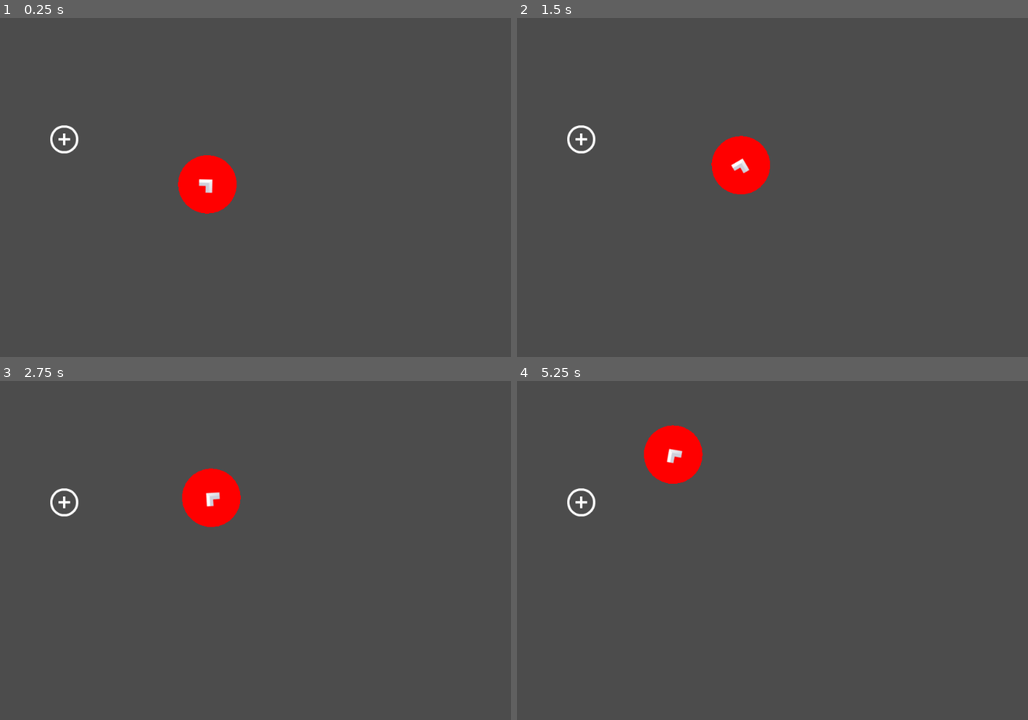
Above: before the commit, frames 1-4 (two rows, left to right).
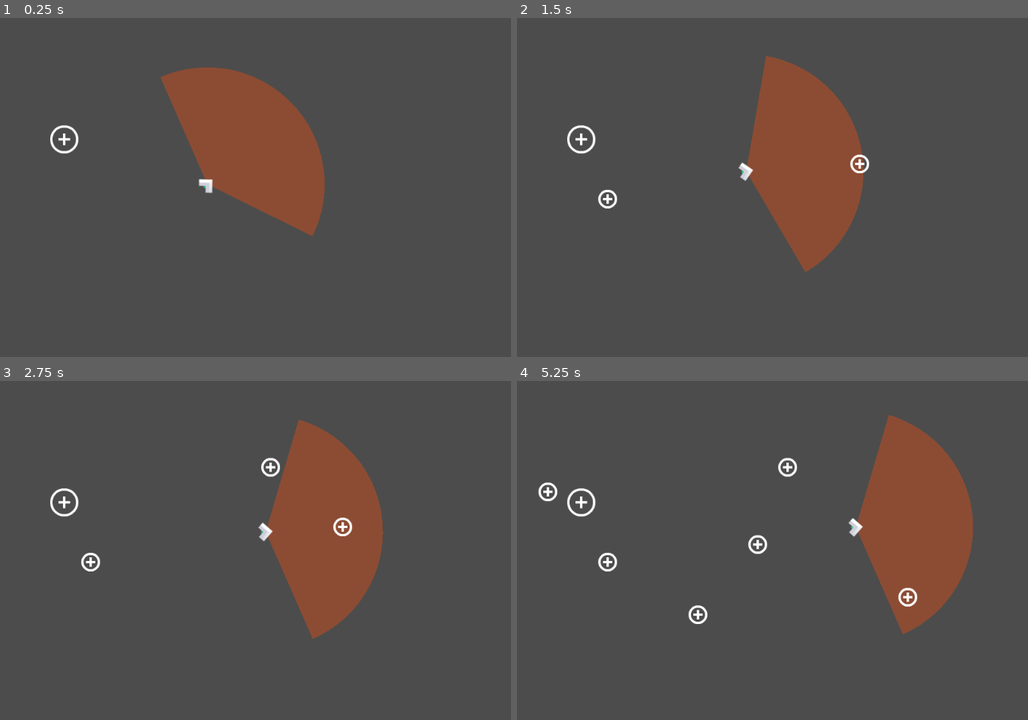
Above: after the commit, the same moments.

Repository: AdrKacz/IA-BDI
Game: Godot game, scene res://debug/playground/playground.tscn
The game is run twice, just before and just after one commit, with the same random seed, the same clock (stepped at 60 frames per second) and the same inputs. The project has no main scene, so this scene is started directly.
Inputs (mouse positions are in pixels of both pictures, inside the frame that each line leads up to):
- Up to frame 1 (0.25 s): no input
- Up to frame 2 (1.5 s): move the mouse to (859, 163) at 0.52 s; click (859, 163) at 0.67 s; drag from (608, 197) to (736, 170) at 1.27 s
- Up to frame 3 (2.75 s): move the mouse to (270, 465) at 2.02 s; click (270, 465) at 2.17 s
- Up to frame 4 (5.25 s): drag from (695, 614) to (547, 492) at 2.77 s; move the mouse to (910, 597) at 3.52 s; click (910, 597) at 3.67 s; drag from (547, 492) to (690, 475) at 4.27 s; move the mouse to (757, 543) at 5.02 s; click (757, 543) at 5.17 s

The runs differ from the first frame. In frame 1, 11% of the frame differs, in the area x 31-64%, y 14-65%; in frame 2, 11%; in frame 3, 12%; in frame 4, 12%, in the area x 4-90%, y 10-75%.

Commit message:
Wander and pick up food

Diff:
--- a/Spaceship-Simulation/debug/playground/playground.gd
+++ b/Spaceship-Simulation/debug/playground/playground.gd
@@ -1,15 +1,21 @@
 extends Node2D
 
+export (PackedScene) var Supply : PackedScene
 
 var _dragging = false
 var _click_radius = 32
 
-func _input(event):
+func _input(event : InputEvent):
 	if event is InputEventMouseButton and event.button_index == BUTTON_LEFT:
 		if (event.position - $Target.position).length() < _click_radius:
 			# Start dragging if the click is on the sprite
 			if not _dragging and event.pressed:
 				_dragging = true
+		elif event.pressed:
+			# Create supply
+			var supply : RigidBody2D = Supply.instance()
+			supply.position = event.position
+			add_child(supply)
 		# Stop dragging if the button is released
 		if _dragging and not event.pressed:
 			_dragging = false
--- a/Spaceship-Simulation/debug/playground/playground.tscn
+++ b/Spaceship-Simulation/debug/playground/playground.tscn
@@ -1,11 +1,13 @@
-[gd_scene load_steps=4 format=2]
+[gd_scene load_steps=5 format=2]
 
 [ext_resource path="res://debug/playground/playground.gd" type="Script" id=1]
 [ext_resource path="res://debug/target/target.tscn" type="PackedScene" id=2]
 [ext_resource path="res://spaceship/spaceship.tscn" type="PackedScene" id=3]
+[ext_resource path="res://debug/supply/supply.tscn" type="PackedScene" id=4]
 
 [node name="Playground" type="Node2D"]
 script = ExtResource( 1 )
+Supply = ExtResource( 4 )
 
 [node name="Target" parent="." instance=ExtResource( 2 )]
 position = Vector2( 261.933, 227.942 )
--- /dev/null
+++ b/Spaceship-Simulation/debug/supply/supply.tscn
@@ -0,0 +1,20 @@
+[gd_scene load_steps=3 format=2]
+
+[ext_resource path="res://Assets/simple-space/icon_plusSmall.png" type="Texture" id=1]
+
+[sub_resource type="CircleShape2D" id=1]
+radius = 16.0
+
+[node name="Supply" type="RigidBody2D" groups=[
+"supply",
+]]
+collision_layer = 4
+collision_mask = 4
+gravity_scale = 0.0
+linear_damp = 10.0
+
+[node name="CollisionShape2D" type="CollisionShape2D" parent="."]
+shape = SubResource( 1 )
+
+[node name="icon_plusSmall" type="Sprite" parent="."]
+texture = ExtResource( 1 )
--- a/Spaceship-Simulation/project.godot
+++ b/Spaceship-Simulation/project.godot
@@ -13,6 +13,16 @@
 config/name="Spaceship-Simulation"
 config/icon="res://icon.png"
 
+[global]
+
+physi=false
+
+[layer_names]
+
+2d_physics/layer_1="Spaceship"
+2d_physics/layer_2="Radar"
+2d_physics/layer_3="Supply"
+
 [physics]
 
 common/enable_pause_aware_picking=true
--- a/Spaceship-Simulation/spaceship/spaceship.gd
+++ b/Spaceship-Simulation/spaceship/spaceship.gd
@@ -1,31 +1,76 @@
 extends KinematicBody2D
 
-export (float) var max_speed = 50
-export (float) var steer_strength = 50
-export (float) var wander_strength = 0.2
+export (float) var max_speed : float = 50
+export (float) var steer_strength : float = 50
+export (float) var wander_strength : float = 0.2
+
+export (float) var _view_angle : float = 140
+export (float) var pick_up_radius : float = 8
 
 var _velocity : Vector2 = Vector2()
 var _desired_direction : Vector2 = Vector2()
 var _random : RandomNumberGenerator
 
+var _has_target : bool = false
+var _target : RigidBody2D
+
+onready var squared_pick_up_radius : float = pick_up_radius * pick_up_radius
+
 func _ready():
 	_random = RandomNumberGenerator.new()
 	_random.randomize()
 
-func _process(delta):
-	var inside_unit_circle = Vector2(_random.randf_range(-1, 1), _random.randf_range(-1, 1)).clamped(1)
-	_desired_direction = (_desired_direction + inside_unit_circle * wander_strength).normalized()
+func handle_supply():
+	if _has_target:
 
-	var desired_velocity = _desired_direction * max_speed
-	var desired_streering_force = (desired_velocity - _velocity) * steer_strength
-	var acceleration = desired_streering_force.clamped(steer_strength) / 1
+
+		if position.distance_squared_to(_target.position) < squared_pick_up_radius:
+			_has_target = false
+			_target.queue_free()
+	else:
+		for body in $Radar.get_overlapping_bodies():
+			if body.is_in_group('supply'):
+				# Start targeting the food it is within the view angle
+				var angle : float =  transform.x.angle_to((body.position - position).normalized())
+				if deg2rad(-_view_angle / 2) < angle and angle < deg2rad(_view_angle / 2):
+					_target = body
+					_has_target = true
+
+func _physics_process(delta : float):
+	handle_supply()
+	# Target
+	if _has_target:
+		_desired_direction = (_target.position - position).normalized()
+	else:
+		var inside_unit_circle : Vector2 = Vector2(_random.randf_range(-1, 1), _random.randf_range(-1, 1)).clamped(1)
+		_desired_direction = (_desired_direction + inside_unit_circle * wander_strength).normalized()
+
+	# Movement
+	var desired_velocity : Vector2 = _desired_direction * max_speed
+	var desired_streering_force : Vector2 = (desired_velocity - _velocity) * steer_strength
+	var acceleration : Vector2 = desired_streering_force.clamped(steer_strength) / 1
 
 	_velocity = (_velocity + acceleration * delta).clamped(max_speed)
-	move_and_slide(_velocity)
+	_velocity = move_and_slide(_velocity)
 
-	var angle = atan2(_velocity.y, _velocity.x)
+	# Rotation
+	var angle : float = atan2(_velocity.y, _velocity.x)
 	rotation = angle
 
 
+
+
+func draw_circle_arc_poly(center : Vector2, radius : float, angle_from : float, angle_to : float, color : Color):
+	var nb_point : int = 32
+	var points_arc : PoolVector2Array = PoolVector2Array()
+	points_arc.push_back(center)
+	var colors = PoolColorArray([color])
+
+	for i in range(nb_point + 1):
+		var angle_point : float = deg2rad(angle_from + i * (angle_to - angle_from) / nb_point)
+		points_arc.push_back(center + Vector2(cos(angle_point), sin(angle_point)) * radius)
+	draw_polygon(points_arc, colors)
+
 func _draw():
-	draw_circle(Vector2(), $Area2D/CollisionShape2D.shape.radius, Color.red)
+	draw_circle_arc_poly(Vector2(), $Radar/CollisionShape2D.shape.radius, -_view_angle / 2, _view_angle / 2, Color(0.8, 0.3, 0.1, 0.5))
+	draw_circle(Vector2(), pick_up_radius, Color(0.1, 0.8, 0.5, 0.8))
--- a/Spaceship-Simulation/spaceship/spaceship.tscn
+++ b/Spaceship-Simulation/spaceship/spaceship.tscn
@@ -4,10 +4,10 @@
 [ext_resource path="res://spaceship/spaceship.gd" type="Script" id=2]
 
 [sub_resource type="CircleShape2D" id=1]
-radius = 16.4647
+radius = 16.0
 
 [sub_resource type="CircleShape2D" id=2]
-radius = 50.0
+radius = 200.0
 
 [node name="Spaceship" type="KinematicBody2D"]
 script = ExtResource( 2 )
@@ -19,7 +19,9 @@
 rotation = 1.5708
 texture = ExtResource( 1 )
 
-[node name="Area2D" type="Area2D" parent="."]
+[node name="Radar" type="Area2D" parent="."]
+collision_layer = 0
+collision_mask = 4
 
-[node name="CollisionShape2D" type="CollisionShape2D" parent="Area2D"]
+[node name="CollisionShape2D" type="CollisionShape2D" parent="Radar"]
 shape = SubResource( 2 )
